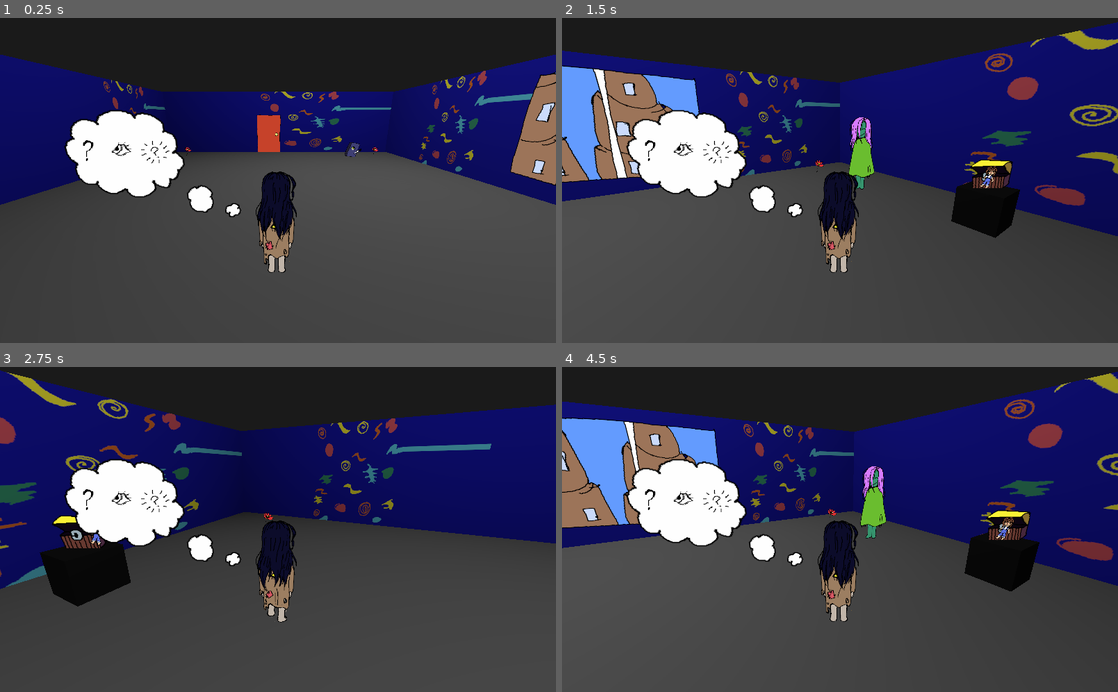
Above: before the commit, frames 1-4 (two rows, left to right).
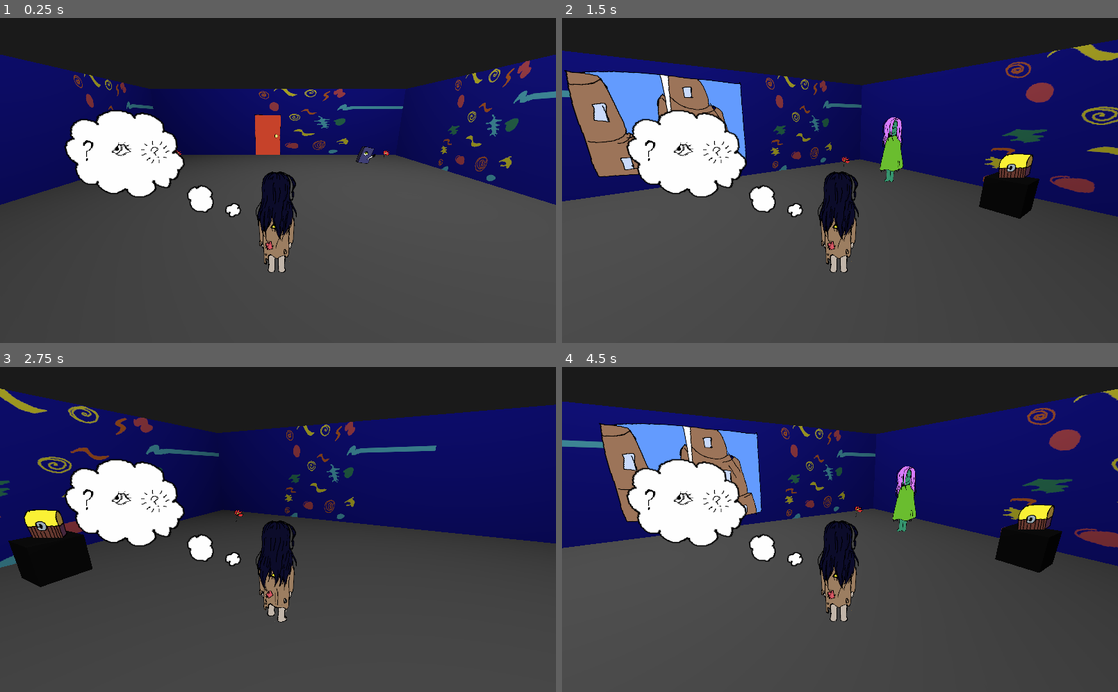
Above: after the commit, the same moments.

Repository: lmsonic/ArtGame
Game: Godot game, scene res://scenes/main/Main.tscn
The game is run twice, just before and just after one commit, with the same random seed, the same clock (stepped at 60 frames per second) and the same inputs.
Inputs (mouse positions are in pixels of both pictures, inside the frame that each line leads up to):
- Up to frame 1 (0.25 s): no input
- Up to frame 2 (1.5 s): tap Enter at 0.5 s; move the mouse to (962, 164) at 0.52 s; press the mouse at (962, 164) at 0.53 s; hold Right (ui_right) 0.53-1.25 s; tap Space (ui_select) at 0.77 s; release the mouse at (962, 164) at 1.25 s; drag from (728, 196) to (812, 245) at 1.27 s
- Up to frame 3 (2.75 s): move the mouse to (333, 458) at 2.02 s; press the mouse at (333, 458) at 2.03 s; hold Right (ui_right) from 2.03 s (still down)
- Up to frame 4 (4.5 s): release Right (ui_right) at 2.75 s; release the mouse at (895, 458) at 2.75 s; drag from (812, 594) to (673, 480) at 2.77 s; tap Space (ui_select) at 3.5, 3.77 s; move the mouse to (1006, 578) at 3.52 s; press the mouse at (1006, 578) at 3.53 s; hold Left (ui_left) 3.53-4.25 s; release the mouse at (1006, 578) at 4.25 s; drag from (673, 480) to (756, 448) at 4.27 s

The runs differ from the first frame. In frame 1, 5.1% of the frame differs, in the area x 13-100%, y 13-52%; in frame 2, 16%; in frame 3, 9.2%; in frame 4, 17%, in the area x 0-100%, y 1-70%.
Error before the commit: Parse Error: Unexpected indentation. (res://scenes/objects/Notebook.gd:4)

Commit message:
Room behaviour WIP

Diff:
--- a/project.godot
+++ b/project.godot
@@ -39,7 +39,7 @@
 "language": "GDScript",
 "path": "res://scenes/pdollar/Point.gd"
 }, {
-"base": "Node",
+"base": "Spatial",
 "class": "Recognized",
 "language": "GDScript",
 "path": "res://scenes/objects/Recognized.gd"
--- a/scenes/characters/Mad.gd
+++ b/scenes/characters/Mad.gd
@@ -1,6 +1,5 @@
-extends "res://scenes/objects/Recognized.gd"
+extends Spatial
 
-
-func triggered(result):
-	if result=='arrow':
+func _on_StaticBody_body_entered(body):
+	if body is Player and Globals.has_key:
 		$AnimatedSprite3D.play("mad")
--- a/scenes/characters/Mad.tscn
+++ b/scenes/characters/Mad.tscn
@@ -38,8 +38,9 @@
 frames = SubResource( 1 )
 playing = true
 
-[node name="StaticBody" type="StaticBody" parent="AnimatedSprite3D"]
+[node name="StaticBody" type="Area" parent="AnimatedSprite3D"]
 
 [node name="CollisionShape" type="CollisionShape" parent="AnimatedSprite3D/StaticBody"]
 transform = Transform( 1, 0, 0, 0, 1.327, 0, 0, 0, 1, 0, 0, 0 )
 shape = SubResource( 2 )
+[connection signal="body_entered" from="AnimatedSprite3D/StaticBody" to="." method="_on_StaticBody_body_entered"]
--- a/scenes/dialogue/Dialogue.tscn
+++ b/scenes/dialogue/Dialogue.tscn
@@ -10,9 +10,6 @@
 transform = Transform( 2.03074, 0, 0, 0, 1.49766, 0, 0, 0, 1.34837, 2.71091, 3.24466, 3.51395 )
 billboard = 2
 texture = ExtResource( 1 )
-
-[node name="Timer" type="Timer" parent="."]
-autostart = true
 
 [node name="Thoughts" type="Sprite3D" parent="."]
 transform = Transform( 0.784581, 6.49908e-24, 0, 0, 0.836053, 2.97025e-15, 0, 0, 0.565062, -0.0413433, 0.0501581, 0.0581071 )
@@ -31,4 +28,3 @@
 render_target_update_mode = 3
 
 [node name="MarginContainer" parent="GUIPanel3D/Viewport" instance=ExtResource( 3 )]
-[connection signal="timeout" from="Timer" to="." method="_on_Timer_timeout"]
--- a/scenes/draw/Draw.gd
+++ b/scenes/draw/Draw.gd
@@ -14,10 +14,15 @@
 #when the drawing is extracted/zipped, the viewport stops
 func set_extracted(value:bool):
 	extracted=value
+	set_process(value)
+
 
 #extra precision
 func _ready():
 	Input.set_use_accumulated_input(false)
+	set_process(false)
+
+
 
 
 func reset():
--- a/scenes/draw/gui_panel_3d.tscn
+++ b/scenes/draw/gui_panel_3d.tscn
@@ -22,16 +22,6 @@
 [node name="GUIPanel3D" type="Spatial"]
 script = ExtResource( 1 )
 
-[node name="Viewport" type="Viewport" parent="."]
-size = Vector2( 1024, 512 )
-transparent_bg = true
-hdr = false
-usage = 0
-render_target_v_flip = true
-render_target_update_mode = 3
-
-[node name="Draw" parent="Viewport" instance=ExtResource( 2 )]
-
 [node name="Quad" type="MeshInstance" parent="."]
 mesh = SubResource( 1 )
 material/0 = SubResource( 3 )
@@ -42,3 +32,8 @@
 
 [node name="CollisionShape" type="CollisionShape" parent="Quad/Area"]
 shape = SubResource( 4 )
+
+[node name="Viewport" type="Viewport" parent="."]
+size = Vector2( 1024, 512 )
+
+[node name="Draw" parent="Viewport" instance=ExtResource( 2 )]
--- /dev/null
+++ b/scenes/main/Chest.gd
@@ -0,0 +1,6 @@
+extends "res://scenes/objects/Recognized.gd"
+
+
+func triggered(result):
+	if result=="key":
+		$Spatial/Doll.show()
--- a/scenes/main/Globals.gd
+++ b/scenes/main/Globals.gd
@@ -1,3 +1,4 @@
 extends Node
 
 var notebook_collected:=false
+var has_key:=false
--- a/scenes/main/Main.tscn
+++ b/scenes/main/Main.tscn
@@ -53,10 +53,25 @@
 "speed": 5.0
 } ]
 
-[sub_resource type="SpatialMaterial" id=5]
+[sub_resource type="Animation" id=5]
+resource_name = "open"
+tracks/0/type = "value"
+tracks/0/path = NodePath("Doll:translation")
+tracks/0/interp = 2
+tracks/0/loop_wrap = true
+tracks/0/imported = false
+tracks/0/enabled = true
+tracks/0/keys = {
+"times": PoolRealArray( 0, 0.5, 1 ),
+"transitions": PoolRealArray( 1, 1, 1 ),
+"update": 0,
+"values": [ Vector3( 0.0443278, 0.0533507, -0.352082 ), Vector3( -0.86176, 0.251532, -0.352082 ), Vector3( -0.871966, -0.7987, -0.352082 ) ]
+}
+
+[sub_resource type="SpatialMaterial" id=6]
 albedo_color = Color( 0, 0, 0, 1 )
 
-[sub_resource type="SpriteFrames" id=6]
+[sub_resource type="SpriteFrames" id=7]
 animations = [ {
 "frames": [ ExtResource( 9 ), ExtResource( 10 ) ],
 "loop": true,
@@ -77,8 +92,18 @@
 "speed": 5.0
 } ]
 
-[sub_resource type="SpriteFrames" id=8]
-animations = [ {
+[sub_resource type="SpriteFrames" id=9]
+animations = [ {
+"frames": [ ExtResource( 16 ) ],
+"loop": true,
+"name": "3",
+"speed": 5.0
+}, {
+"frames": [ ExtResource( 14 ) ],
+"loop": true,
+"name": "2",
+"speed": 5.0
+}, {
 "frames": [ ExtResource( 17 ) ],
 "loop": true,
 "name": "5",
@@ -89,16 +114,6 @@
 "name": "1",
 "speed": 5.0
 }, {
-"frames": [ ExtResource( 14 ) ],
-"loop": true,
-"name": "2",
-"speed": 5.0
-}, {
-"frames": [ ExtResource( 16 ) ],
-"loop": true,
-"name": "3",
-"speed": 5.0
-}, {
 "frames": [ ExtResource( 15 ) ],
 "loop": true,
 "name": "4",
@@ -108,7 +123,7 @@
 [node name="Main" type="Spatial"]
 
 [node name="Player" parent="." instance=ExtResource( 1 )]
-transform = Transform( 1, 0, 0, 0, 1, 0, 0, 0, 1, 0, 4.71679, -3.60645 )
+transform = Transform( 1, 0, 0, 0, 1, 0, 0, 0, 1, 0, 4.60853, -6.50221 )
 
 [node name="OmniLight" type="OmniLight" parent="."]
 transform = Transform( 1, 0, 0, 0, 1, 0, 0, 0, 1, 6, 22.2725, -10.3499 )
@@ -193,7 +208,7 @@
 transform = Transform( 2.03104, 0, 0, 0, 2.03104, 0, 0, 0, 2.03104, 0, 5.2188, 5.7317 )
 billboard = 2
 frames = SubResource( 3 )
-animation = "open"
+animation = "closed"
 
 [node name="Spatial" type="Spatial" parent="Objects/Chest" groups=[
 "recognized",
@@ -201,51 +216,55 @@
 script = ExtResource( 6 )
 
 [node name="Doll" type="AnimatedSprite3D" parent="Objects/Chest/Spatial"]
-transform = Transform( 0.377897, 0, 0, 0, 0.377897, 0, 0, 0, 1, -0.0861903, 0.0630195, -0.352082 )
+transform = Transform( 0.377897, 0, 0, 0, 0.377897, 0, 0, 0, 1, -0.295871, 0.178278, -0.352082 )
+visible = false
 billboard = 2
 frames = SubResource( 4 )
+
+[node name="AnimationPlayer" type="AnimationPlayer" parent="Objects/Chest/Spatial"]
+anims/open = SubResource( 5 )
 
 [node name="CSGBox" type="CSGBox" parent="Objects/Chest"]
 transform = Transform( 0.44, 0, 0, 0, 0.44, 0, 0, 0, 0.44, -0.00181998, -0.702273, 0.00855803 )
-material = SubResource( 5 )
+material = SubResource( 6 )
 
 [node name="Flowers" type="Spatial" parent="Objects"]
 
 [node name="Flower" type="AnimatedSprite3D" parent="Objects/Flowers"]
 transform = Transform( 1, 0, 0, 0, 1, 0, 0, 0, 1, -11.3909, 3.65112, 3.84873 )
 billboard = 2
-frames = SubResource( 6 )
+frames = SubResource( 7 )
 playing = true
 
 [node name="Flower2" type="AnimatedSprite3D" parent="Objects/Flowers"]
 transform = Transform( 1, 0, 0, 0, 1, 0, 0, 0, 1, -11.3909, 3.65112, -25.7142 )
 billboard = 2
-frames = SubResource( 6 )
+frames = SubResource( 7 )
 frame = 1
 playing = true
 
 [node name="Flower3" type="AnimatedSprite3D" parent="Objects/Flowers"]
 transform = Transform( 1, 0, 0, 0, 1, 0, 0, 0, 1, 12.5476, 3.65112, -25.7142 )
 billboard = 2
-frames = SubResource( 6 )
+frames = SubResource( 7 )
 frame = 1
 playing = true
 
 [node name="Flower4" type="AnimatedSprite3D" parent="Objects/Flowers"]
 transform = Transform( 1, 0, 0, 0, 1, 0, 0, 0, 1, 12.5476, 3.65112, 4.86023 )
 billboard = 2
-frames = SubResource( 6 )
+frames = SubResource( 7 )
 playing = true
 
 [node name="Notebook" parent="Objects" instance=ExtResource( 13 )]
 
 [node name="Windows" type="AnimatedSprite3D" parent="Objects"]
 transform = Transform( -1.09092e-07, 0, 2.49573, 0, 2.49573, 0, -2.49573, 0, -1.09092e-07, 15.3476, 6.96535, -7.61006 )
-frames = SubResource( 7 )
+frames = SubResource( 8 )
 
 [node name="Door" type="AnimatedSprite3D" parent="Objects"]
 transform = Transform( 1.6436, 0, 0, 0, 1.6436, 0, 0, 0, 1.6436, -1.29287, 5.43153, -28.9403 )
-frames = SubResource( 8 )
+frames = SubResource( 9 )
 animation = "1"
 
 [node name="Characters" type="Spatial" parent="."]
--- a/scenes/objects/Doll.gd
+++ b/scenes/objects/Doll.gd
@@ -1,5 +1,14 @@
 extends "res://scenes/objects/Recognized.gd"
 
+var opened:=false
+
 func triggered(result):
-	if result=="hand":
-		$Doll.play("red")
+	if (self.global_position-player.global_position).length<distanceToTrigger:
+		if result=="hand" and opened:
+			$Doll.play("red")
+		elif result=="key":
+			Globals.has_key=true
+			$Doll.show()
+			$AnimationPlayer.play("open")
+			get_parent().play("open")
+			opened=true
--- a/scenes/objects/Notebook.gd
+++ b/scenes/objects/Notebook.gd
@@ -1,8 +1,5 @@
 extends Sprite3D
 
-
- time.
-func _ready():
 
 
 func _on_Area_body_entered(body):
--- a/scenes/objects/Recognized.gd
+++ b/scenes/objects/Recognized.gd
@@ -1,9 +1,10 @@
-extends Node
+extends Spatial
 
 class_name Recognized
 
 export(String)var shape ="triangle"
-
+export(float)var distanceToTrigger =5.0
+onready var player = get_tree().root.get_child(0).get_node("Player")
 #this gets called by the drawing recognizer on all elements of the group
 # "recognized"
 func connect_signal(node:Node):
--- a/scenes/pdollar/GestureManager.gd
+++ b/scenes/pdollar/GestureManager.gd
@@ -7,7 +7,7 @@
 const gesture_folder = "user://gestures"
 onready var textEdit := $MarginContainer/HBoxContainer/VBoxContainer/TextEdit
 onready var textLabel:=$MarginContainer/HBoxContainer/VBoxContainer/Label
-export var threshold:= 0.5
+export var threshold:= 0.6
 
 func update_gestures():
 	trainingSet=GestureIO.load_gestures()
Not shown: 2 places in scenes/main/Main.tscn that only renumber resources
